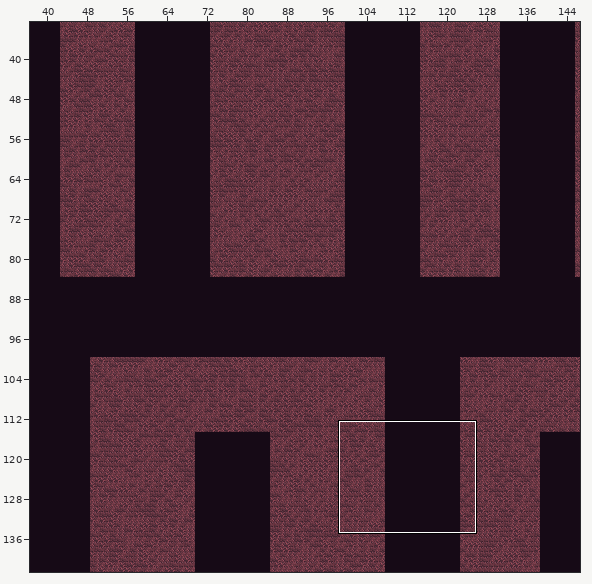
An edit to a level. Tiled map, android/assets/maps/TunnelMap1.tmx. The picture above shows the old version from afar; the outline marks the close-up.
Close-up. The starting point:
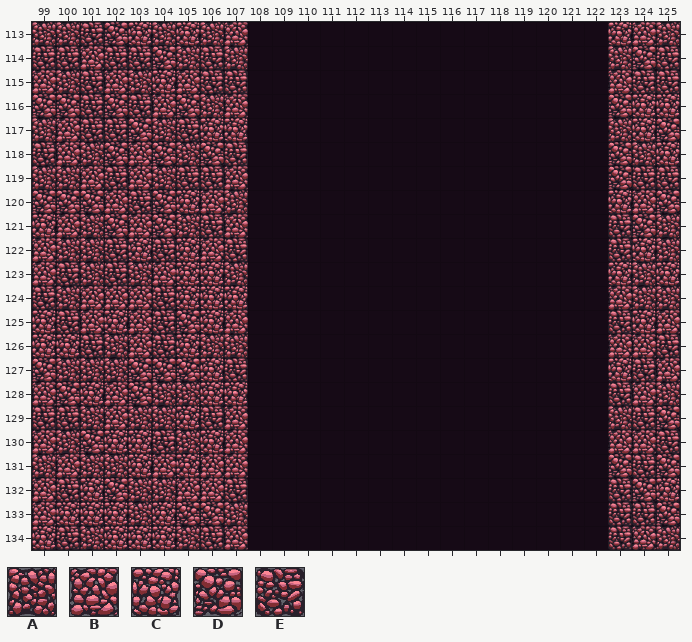
Cells are 64x64 px. Shown: x 99..125, y 113..134. The commit also changed other parts of the map, which this record leaves out.
Key: from "tileMapGutter": A 5, B 6, C 7, D 8, E 9.
_ is an empty cell.
Layers that did not change in this view are not listed.
Layer "terrain" before, first column x 99:
113 AAEDCACAB_______________CBA
114 EEBEEDAEA_______________ADE
115 BAEBACBEE_______________BEE
116 DDEDEBDAB_______________DCC
117 ABEEDAECC_______________ACD
118 EBADBDADE_______________DAC
119 AABEBAEEB_______________DEE
120 DDDBEDCBA_______________CBD
121 CBADBDAEB_______________EDA
122 BAAECECBE_______________ECA
123 BEAEABCCA_______________CAC
124 EABBBECCC_______________BAA
125 CEBCBEDCB_______________ECB
126 CCEABECAA_______________BBE
127 DAAADDDCE_______________CEB
128 BDCBDAACC_______________EBA
129 EEABAACEB_______________AED
130 BADCCEACB_______________BBE
131 ABAACBCBB_______________DED
132 BECDAABBE_______________EDC
133 BCCCACDDA_______________EED
134 CEACCCAEB_______________EBA
After:
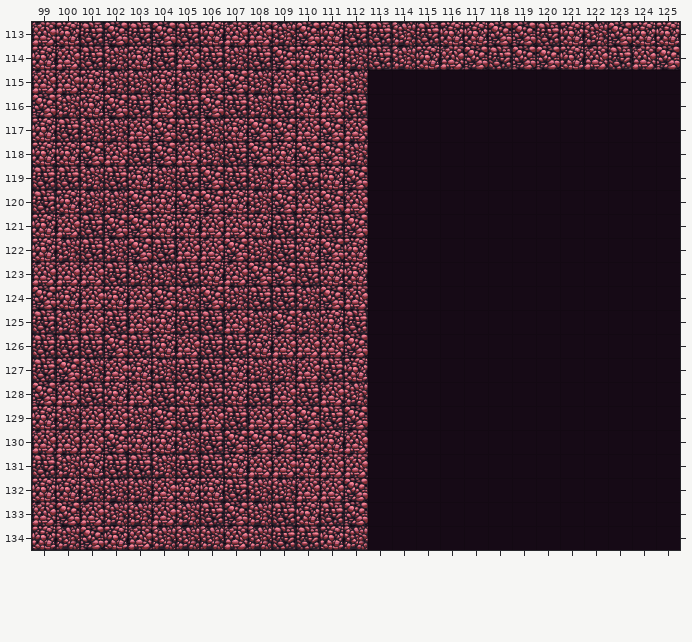
What changed:
Changed rows in their new state; . is an unchanged cell.
Layer "terrain":
first column x 99:
113 BC..EDEC.BADCEEAECCDDECADCC
114 CBEACEB..EDCCAEACBDEDDCBEBD
115 .BCA..ABDABEBA..........___
116 .AC...EDEAECBE..........___
117 CEAABD.A.DDBDB..........___
118 CCDBE.BA.DCDDA..........___
119 EEA.C..DEABECD..........___
120 ECAADCDDCADBDB..........___
121 ..E.DCCB.CECED..........___
122 C.EAD.B.DAECDC..........___
123 .BB..AE.BDDECC..........___
124 DC.C.DADAEEADB..........___
125 EA.E.CEE.ADACE..........___
126 EE.DECBEECBBBD..........___
127 ED.BCAEECAABEC..........___
128 DBECBECE.EBEBA..........___
129 CAB..DEBEBBDED..........___
130 .BBD.C.EDDDDCB..........___
131 EACEEAEECBBCBB..........___
132 CCAA.BCC.AABBD..........___
133 .DBA.BAEDAECED..........___
134 .AD.BA.A.AEECA..........___
Boxes around the changes in both close-ups, in picture pixels (x1, y1, x2, y2):
changed: (32, 22, 680, 550)
